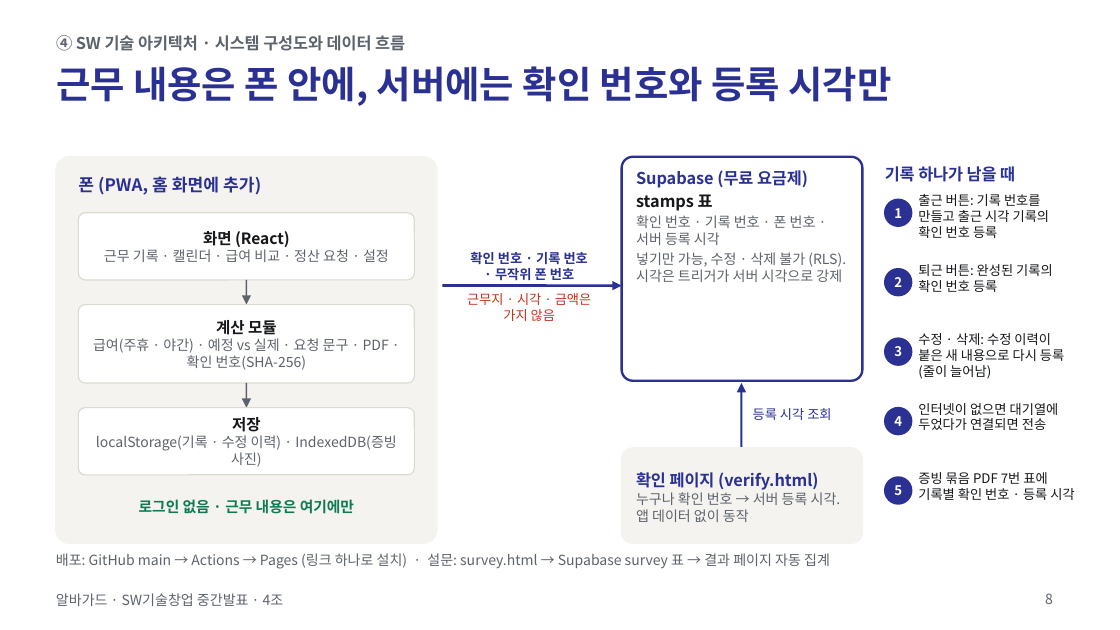
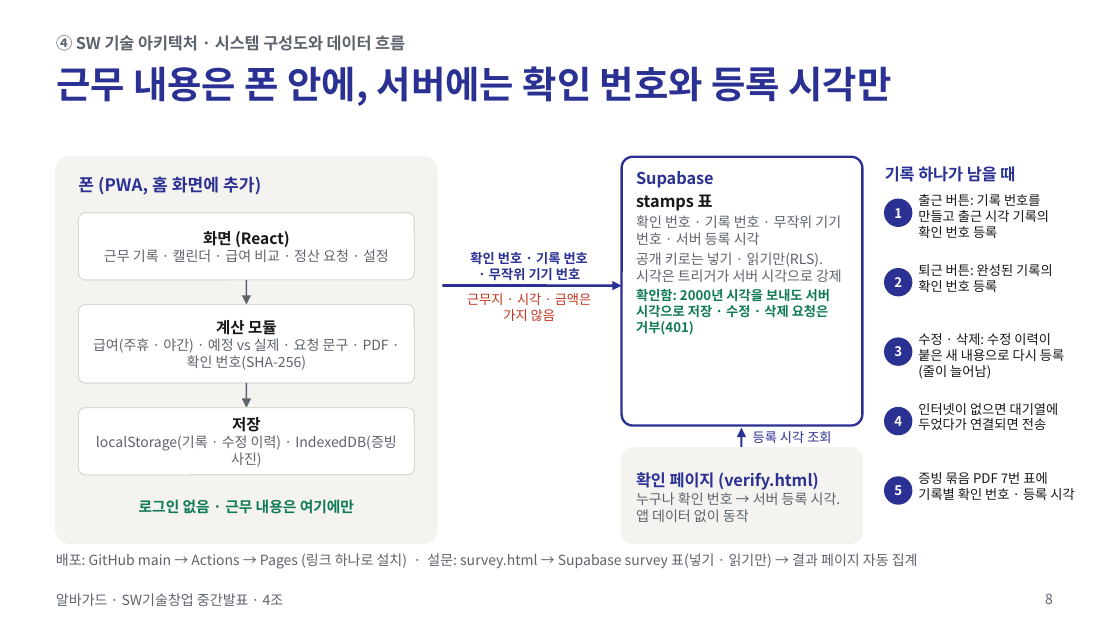
Before and after one commit to jihooni217/albaguard, a slide deck: slide 8 of docs/06_중간발표_PPT.pptx. Drawn at 1120x630 pixels with LibreOffice and Linux fonts; fonts in the diff are those of the drawing. Boxes give left, top, right and bottom in pixels: in the first picture for what was removed or moved away, otherwise in the second. Text is boxed around its words. In the diff, an @@ line names an element or a change of style, - is before the commit and + after.

```diff
--- a/docs/06_중간발표_PPT.pptx
+++ b/docs/06_중간발표_PPT.pptx
@@ rounded rectangle resized from (x1=622, y1=157, x2=862, y2=381) to (x1=622, y1=157, x2=862, y2=426) @@
@@ rounded rectangle at (x1=622, y1=157, x2=862, y2=426): proportions changed @@
@@ text at (x1=636, y1=171, x2=714, y2=188): text changed @@
-Supabase (무료 요금제)
+Supabase
@@ text at (x1=636, y1=215, x2=842, y2=335): text changed @@
-확인 번호 · 기록 번호 · 폰 번호 · 서버 등록 시각
-넣기만 가능, 수정 · 삭제 불가 (RLS). 시각은 트리거가 서버 시각으로 강제
+확인 번호 · 기록 번호 · 무작위 기기 번호 · 서버 등록 시각
+공개 키로는 넣기 · 읽기만(RLS). 시각은 트리거가 서버 시각으로 강제
+확인함: 2000년 시각을 보내도 서버 시각으로 저장 · 수정 · 삭제 요청은 거부(401)
@@ text at (x1=489, y1=268, x2=580, y2=280): text changed @@
-· 무작위 폰 번호
+· 무작위 기기 번호
@@ arrow moved from (741, 448) - (741, 383) to (741, 448) - (741, 428) @@
@@ text "등록 시각 조회" moved from (x1=753, y1=408, x2=831, y2=420) to (x1=753, y1=431, x2=831, y2=443) @@
@@ text at (x1=56, y1=553, x2=918, y2=569): text changed @@
-배포: GitHub main → Actions → Pages (링크 하나로 설치) · 설문: survey.html → Supabase survey 표 → 결과 페이지 자동 집계
+배포: GitHub main → Actions → Pages (링크 하나로 설치) · 설문: survey.html → Supabase survey 표(넣기 · 읽기만) → 결과 페이지 자동 집계
```
Also in this commit, not shown: 14 other slides changed, 2 slides added, 1 slide removed, 12 other files.
